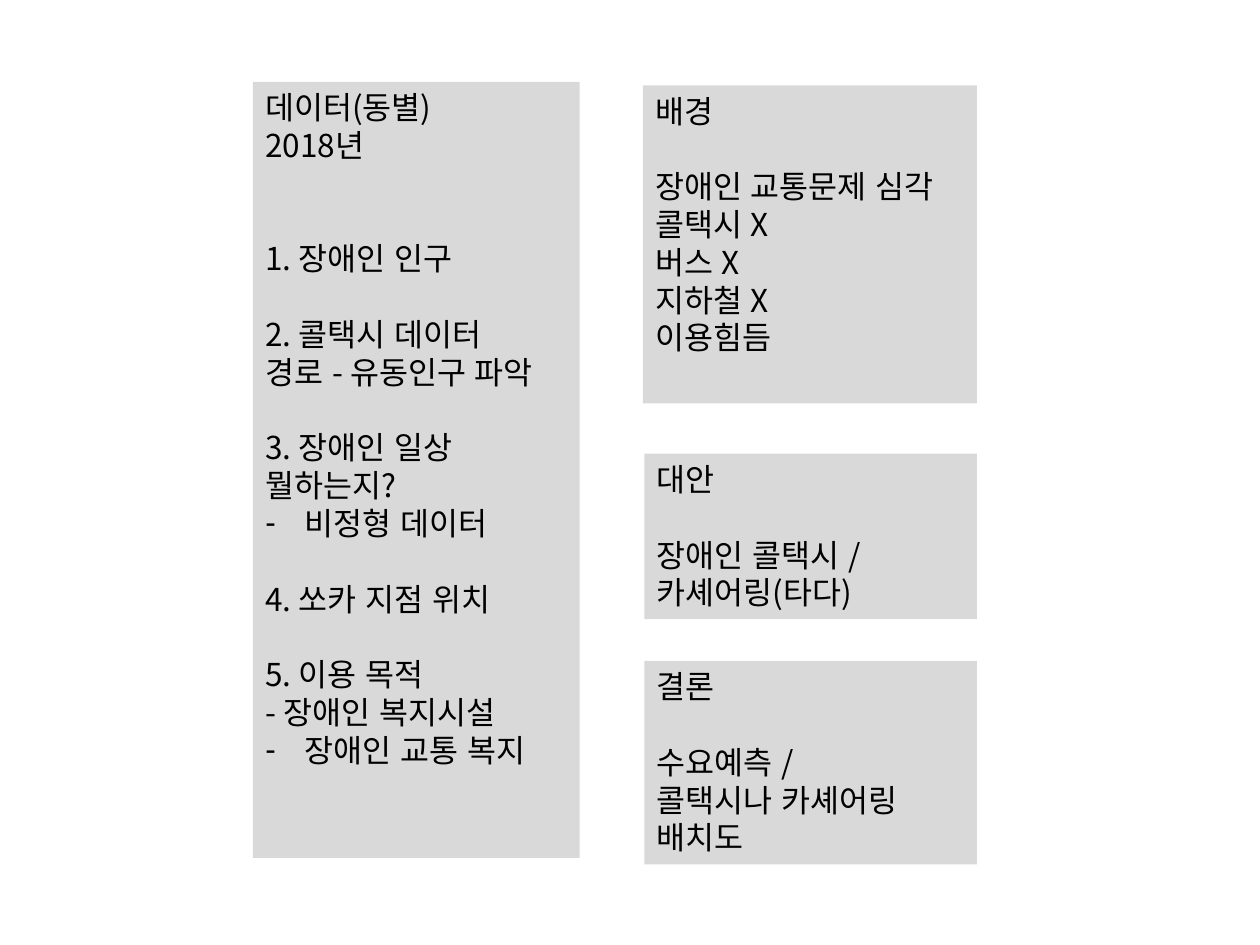
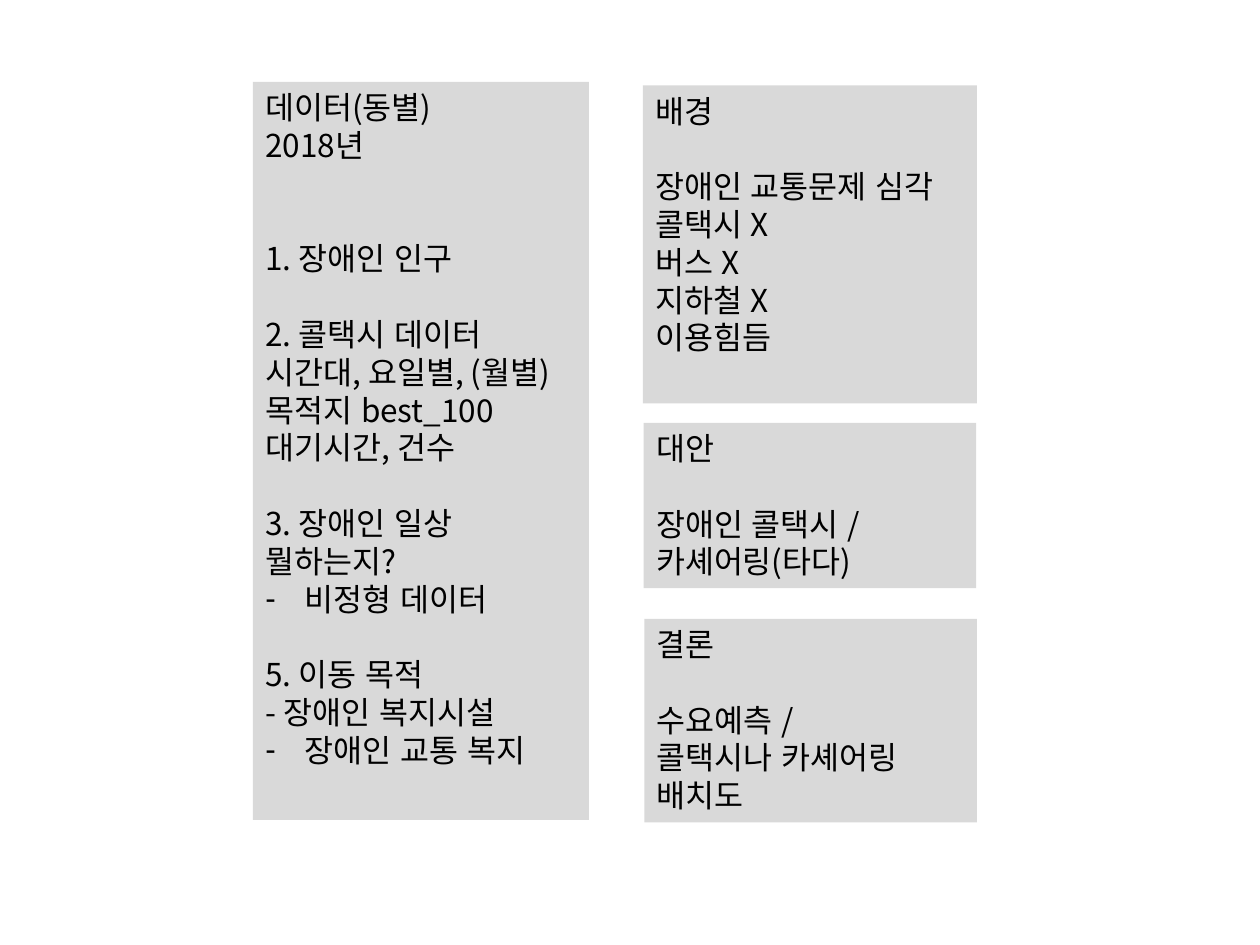
Before and after one commit to Blockhead4/Python-DataScience, a slide deck: slide 1 of new_lec/mini_project/mini_02/disabled/미니프로젝트2.pptx. Drawn at 1260x945 pixels with LibreOffice and Linux fonts; fonts in the diff are those of the drawing. Boxes give left, top, right and bottom in pixels: in the first picture for what was removed or moved away, otherwise in the second. Text is boxed around its words. In the diff, an @@ line names an element or a change of style, - is before the commit and + after.

```diff
--- a/new_lec/mini_project/mini_02/disabled/미니프로젝트2.pptx
+++ b/new_lec/mini_project/mini_02/disabled/미니프로젝트2.pptx
@@ rectangle "데이터(동별)": place and size @@
-rectangle "데이터(동별)" at [253,82,580,858]
+rectangle "데이터(동별)" at [253,82,590,820]
@@ text in rectangle at [265,358,550,465]: text changed @@
-경로 - 유동인구 파악
+시간대, 요일별, (월별)
+목적지 best_100
+대기시간, 건수
@@ rectangle "대안": place and size @@
-rectangle "대안" at [645,454,978,619]
+rectangle "대안" at [644,423,976,588]
@@ rectangle "결론": place and size @@
-rectangle "결론" at [645,662,978,866]
+rectangle "결론" at [645,619,978,823]
@@ text in rectangle at [265,660,423,689]: text changed @@
-4. 쏘카 지점 위치
-5. 이용 목적
+5. 이동 목적
```
Also in this commit, not shown: 1 slide removed, 11 other files.
